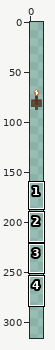
Edited in one commit: sprite sheet (assets/images/candle.png). Above, an overview of the earlier version with the close-up marked.
Close-up. The starting point:
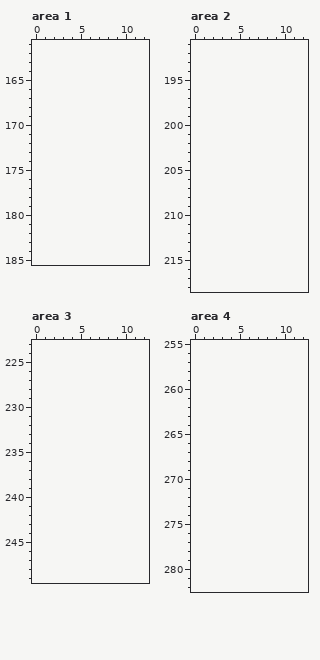
The file is 13x32 pixels. Shown: area 1: x 0..12, y 161..185; area 2: x 0..12, y 191..218; area 3: x 0..12, y 223..249; area 4: x 0..12, y 255..282. The old version is drawn lined up with the new one, on the new canvas. The wide view leaves out empty margins. The commit also changed other parts of the picture, which this record leaves out.
After the commit:
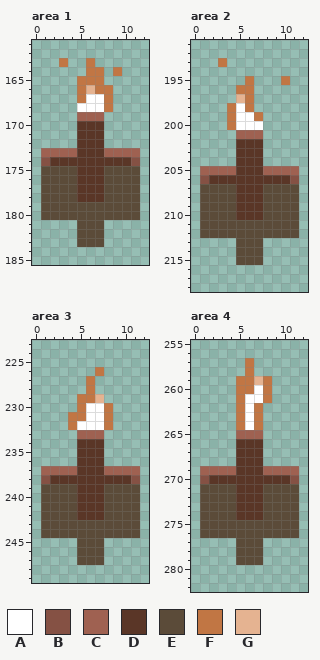
Palette (. is transparent): A #ffffff  B #855144  C #9f6151  D #5a3627  E #5b4b39  F #c17644  G #e5b391
Edits made:
canvas 13x32 -> 13x320, the old top-left corner now at 0,64
Changed rows in their new state; - is an unchanged pixel.
Area 1:
first column x 1:
163 --F--F-----
164 -----FF-F--
165 ----FFF----
166 ----FGFF---
167 ----FAAF---
168 ----AAAF---
169 ----CCC----
170 ----DDD----
171 ----DDD----
172 ----DDD----
173 CCCCDDDCCCC
174 BDDDDDDDDDB
175 EEEEDDDEEEE
176 EEEEDDDEEEE
177 EEEEDDDEEEE
178 EEEEDDDEEEE
179 EEEEEEEEEEE
180 EEEEEEEEEEE
181 ----EEE----
182 ----EEE----
183 ----EEE----
Area 2:
first column x 1:
193 --F--------
195 -----F---F-
196 ----FF-----
197 ----GF-----
198 ---FAF-----
199 ---FAAF----
200 ---FAAA----
201 ----CCC----
202 ----DDD----
203 ----DDD----
204 ----DDD----
205 CCCCDDDCCCC
206 BDDDDDDDDDB
207 EEEEDDDEEEE
208 EEEEDDDEEEE
209 EEEEDDDEEEE
210 EEEEDDDEEEE
211 EEEEEEEEEEE
212 EEEEEEEEEEE
213 ----EEE----
214 ----EEE----
215 ----EEE----
Area 3:
first column x 1:
226 ------F----
227 -----F-----
228 -----F-----
229 ----FFG----
230 ----FAAF---
231 ---FFAAF---
232 ---FAAAF---
233 ----CCC----
234 ----DDD----
235 ----DDD----
236 ----DDD----
237 CCCCDDDCCCC
238 BDDDDDDDDDB
239 EEEEDDDEEEE
240 EEEEDDDEEEE
241 EEEEDDDEEEE
242 EEEEDDDEEEE
243 EEEEEEEEEEE
244 EEEEEEEEEEE
245 ----EEE----
246 ----EEE----
247 ----EEE----
Area 4:
first column x 1:
257 -----F-----
258 -----F-----
259 ----FFGF---
260 ----FFAF---
261 ----FAAF---
262 ----FAF----
263 ----FAF----
264 ----FAF----
265 ----CCC----
266 ----DDD----
267 ----DDD----
268 ----DDD----
269 CCCCDDDCCCC
270 BDDDDDDDDDB
271 EEEEDDDEEEE
272 EEEEDDDEEEE
273 EEEEDDDEEEE
274 EEEEDDDEEEE
275 EEEEEEEEEEE
276 EEEEEEEEEEE
277 ----EEE----
278 ----EEE----
279 ----EEE----
Changed places in both close-ups, as pixel boxes (x1, y1, x2, y2):
added: (41, 58, 140, 247)
added: (200, 58, 299, 265)
added: (41, 367, 140, 565)
added: (200, 358, 299, 565)
